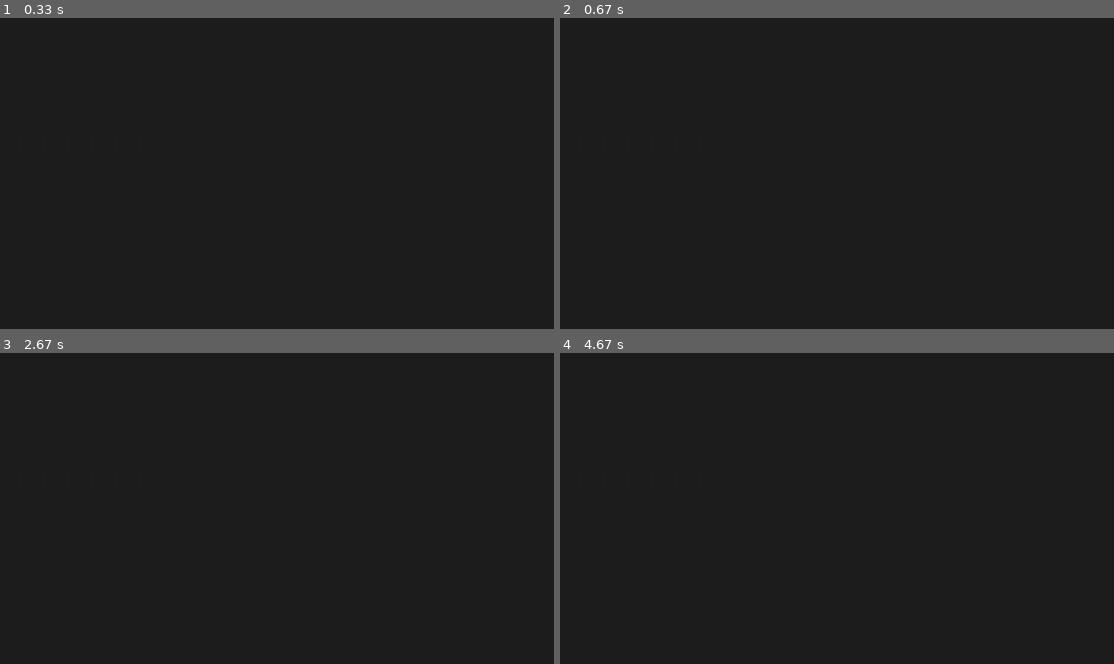
Above: before the commit, frames 1-4 (two rows, left to right).
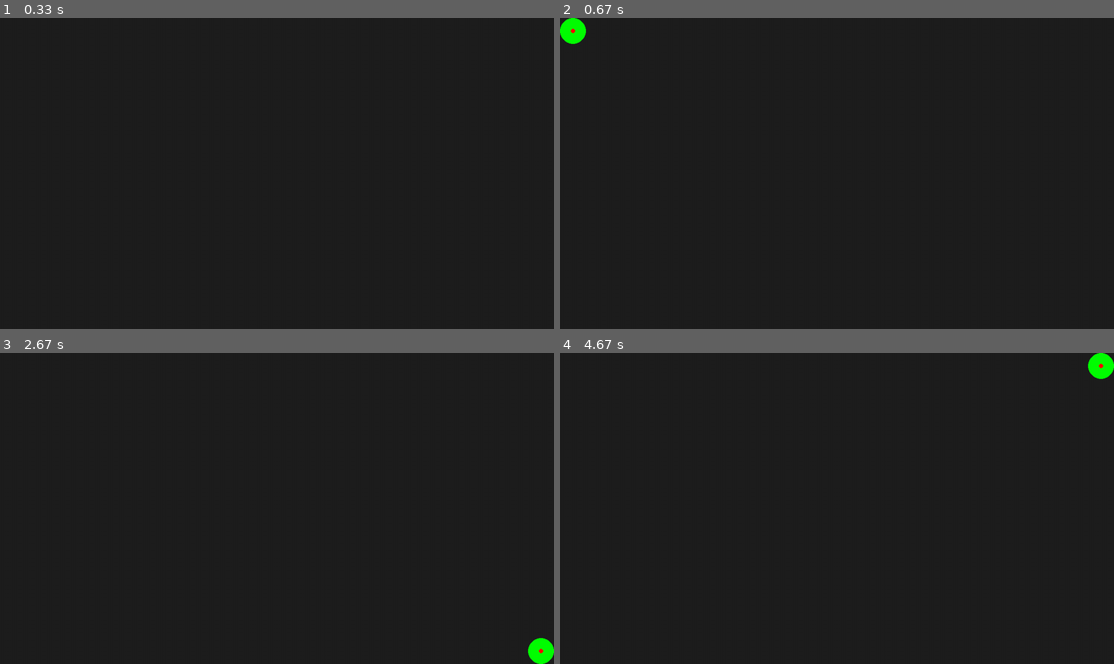
Above: after the commit, the same moments.

Repository: shivamjxin/CognitiveLoadDetection_usingWebcam
Game: pygame game, started from game_engine/pygame_app.py
Same seed, same stepped clock (60 frames per second), same inputs: the game is played once before the commit and once after it.
Inputs:
- Up to frame 1 (0.33 s): no input
- Up to frame 2 (0.67 s): tap Space at 0.33 s
- Up to frame 3 (2.67 s): no input
- Up to frame 4 (4.67 s): no input

Frame 1 is identical in both runs. In frame 2, 0.3% of the frame differs, in the area x 0-5%, y 0-9%; in frame 3, 0.3%; in frame 4, 0.3%.

Commit message:
feat(ui): implement 4-corner dynamic calibration and telemetry logging

Diff:
--- a/game_engine/pygame_app.py
+++ b/game_engine/pygame_app.py
@@ -1,118 +1,183 @@
 import pygame
 import time
 import os
+import json
 
 class CognitiveStimulusApp:
     """
-    The main UI and state-management hub.
+     THE UI & STIMULUS HUB (60Hz FRAMEWORK)
 
-    This class handles the 60Hz visual rendering pipeline and tracks the user's
-    progression through the exact sequence of assessment states. It operates
-    completely independently from the OpenCV camera engine.
+    Architecture:
+    This application acts as the "Frontend" of the Decoupled Dual-Process Architecture.
+    It operates on a strict 60Hz loop, completely isolated from the OpenCV camera engine.
+
+    Responsibilities:
+    1. Visual Rendering: Draw calibration targets and cognitive tasks at 60 Frames Per Second.
+    2. Finite State Machine (FSM): Strictly control the timeline of the assessment (Menu -> Calibrate -> Task).
+    3. Telemetry Sync: Log every single state change and UI event to a JSONL database
+       stamped with absolute UNIX epoch milliseconds so the Machine Learning pipeline
+       can perfectly align this data with the OpenCV 30Hz camera stream later.
+
     """
 
     def __init__(self):
-        # INITIALIZATION: Engine Boot
-        # pygame.init() compiles all the necessary C-level bindings (audio, video, hardware)
-        # that Pygame needs to interface with the operating system.
-        pygame.init()
 
-        # Grab the native resolution of whatever monitor the user is currently using
+        #  HARDWARE & DISPLAY INITIALIZATION
+
+        pygame.init() # Boot all underlying C-level audio/video bindings
+
+        # Monitor Detection: Dynamically read the user's physical screen size.
+        # This guarantees our screen-percentage math (0.0 to 1.0) works on any laptop or monitor.
         screen_info = pygame.display.Info()
         self.width = screen_info.current_w
         self.height = screen_info.current_h
-        # Note: In Pygame, the origin coordinate (0, 0) is the TOP-LEFT corner of the screen.
 
-        # set_mode() actually asks the OS to open the application window.
+        # Canvas Creation: Launch borderless fullscreen to prevent OS distractions.
+        # Note: Pygame's grid origin (X:0, Y:0) is the absolute TOP-LEFT of the monitor.
         self.screen = pygame.display.set_mode((self.width, self.height))
         pygame.display.set_caption("Golden Hybrid: Cognitive Load Assessment")
 
-        # TIMING & THROTTLING
-        # The Clock object is crucial. Without it, the while-loop below would run
-        # as fast as the CPU allows (thousands of times per second), crashing the system.
+        # Throttling: The Clock object mathematically prevents the while-loop below
+        # from running wild and maxing out the CPU, which would crash the camera engine.
         self.clock = pygame.time.Clock()
-        self.fps = 60 # Strict 60Hz limit to ensure smooth visual pursuit for the user
+        self.fps = 60
 
-        # FINITE STATE MACHINE VARIABLES
-        # We use an integer system to lock the application into specific phases.
-        # 0 = STATE_MENU | 1 = STATE_CALIBRATE_WINDOW_EXTREMES | 2 = STATE_RESTING_BASELINE
+
+        #  FINITE STATE MACHINE (FSM) MEMORY
+
+        # ID 0 = STATE_MENU (Awaiting start command)
+        # ID 1 = STATE_CALIBRATE_EXTREMES (4-Corner boundary mapping)
+        # ID 2 = STATE_RESTING_BASELINE (TO DO)
         self.current_state = 0
 
-        # time.time() grabs the absolute operating system epoch time.
-        # This acts as our "stopwatch" to calculate how long we have been in a specific state.
+        # Anchor Time: We record the exact millisecond a state begins to calculate duration.
         self.state_start_time = time.time()
 
-        print(f"System initialized. Awaiting start command.")
+        # State 1 Variables: Tracking the 4-corner multi-pass calibration loop
+        self.calibration_targets = ["TOP_LEFT", "BOTTOM_RIGHT", "TOP_RIGHT", "BOTTOM_LEFT"]
+        self.current_target_label = "NONE"
+
+
+        #  TELEMETRY DATABASE CONNECTION (CROSS-PROCESS SYNC)
+
+        # We open the log file ONCE during boot and hold it open in 'append' ("a") mode.
+        # If we opened and closed this file 60 times a second inside the loop,
+        # the Hard Drive I/O bottleneck would instantly destroy our frame rate.
+        log_path = os.path.join("..", "data_logs", "ui_events.jsonl")
+        os.makedirs(os.path.dirname(log_path), exist_ok=True) # Prevent crash if folder is missing
+        self.log_file = open(log_path, "a")
+
+        print(f"System initialized. Logging to: {log_path}")
 
     def run(self):
         """
-        The core application loop. Every single iteration of this loop represents
-        one single "frame" (1/60th of a second) in our application.
+        The Infinite Main Loop. Every iteration represents exactly 1/60th of a second.
+        Pipeline order strictly follows: Input -> Math -> Database -> Render -> Wait.
         """
         running = True
 
         while running:
 
-            #  EVENT PROCESSING
+            #  EVENT PROCESSING (Hardware Listeners)
 
-            # event.get() pulls a list of everything the user did with their mouse/keyboard
-            # since the exact last frame. We must empty this queue every frame, or the app freezes.
+            # event.get() clears the OS input buffer. Failure to call this freezes the app.
             for event in pygame.event.get():
 
-                # Intercept the OS 'close window' 'X' button to shut down safely
-                if event.type == pygame.QUIT:
+                # Safety Valve: Allow ESC key to break the infinite loop in Fullscreen mode.
+                if event.type == pygame.QUIT or (event.type == pygame.KEYDOWN and event.key == pygame.K_ESCAPE):
                     running = False
 
-                # Listen for specific keydown triggers
+                # State 0 -> 1 Transition: Press SPACEBAR to begin the experiment.
                 if event.type == pygame.KEYDOWN and event.key == pygame.K_SPACE:
-                    # Only allow transition to State 1 if we are currently sitting in State 0
                     if self.current_state == 0:
                         self.current_state = 1
-                        self.state_start_time = time.time() # Reset the stopwatch for the new state
+                        self.state_start_time = time.time() # Reset stopwatch for State 1
                         print("Transitioned to STATE 1: Calibrating Extremes")
 
 
-            #  LOGIC & STATE UPDATES
+            #  LOGIC & STATE UPDATES (The FSM Brain)
 
-            # Calculate 'Delta Time': The exact physical time that has passed
-            # since we entered the current state.
+            # Calculate exactly how many seconds have passed since the current state began.
             current_time = time.time()
             time_in_state = current_time - self.state_start_time
 
-            # FSM Rule for State 1:
-            # If we are in State 1 AND exactly 8.0 seconds have elapsed, automatically move forward.
-            if self.current_state == 1 and time_in_state >= 8.0:
-                self.current_state = 2
-                self.state_start_time = time.time() # Reset the stopwatch for State 2
-                print("Transitioned to STATE 2: Resting Baseline")
+            # --- STATE 1 ALGORITHM: The 4-Corner Calibration ---
+            if self.current_state == 1:
+                # The state lasts exactly 8.0 seconds total.
+                if time_in_state >= 8.0:
+                    self.current_state = 2 # Advance to next state
+                    self.current_target_label = "NONE"
+                    self.state_start_time = time.time() # Reset stopwatch for State 2
+                    print("Transitioned to STATE 2: Resting Baseline")
+                else:
+                    # Math Trick: Floor Division (//)
+                    # 0.0s to 1.9s // 2.0 = Index 0 (TOP_LEFT)
+                    # 2.0s to 3.9s // 2.0 = Index 1 (BOTTOM_RIGHT)
+                    # 4.0s to 5.9s // 2.0 = Index 2 (TOP_RIGHT)
+                    # 6.0s to 7.9s // 2.0 = Index 3 (BOTTOM_LEFT)
+                    target_index = int(time_in_state // 2.0)
+                    self.current_target_label = self.calibration_targets[target_index]
 
 
-            #  RENDERING
+            #  TELEMETRY LOGGING
 
-            # Erase the entire screen from the previous frame by painting it dark gray.
-            # RGB Format: (Red, Green, Blue). (30, 30, 30) is a soft, non-glaring dark background.
+            # Construct the JSON packet matching the Phase 2 Blueprint specifications.
+            log_packet = {
+                "epoch_time_ms": int(current_time * 1000), # UNIX Sync Anchor
+                "state_id": self.current_state,
+                "calibration_flag": self.current_target_label if self.current_state == 1 else ("REST_BASE" if self.current_state == 2 else "MENU"),
+                "task_shift_active": False # Default False, only True during the Shock Event
+            }
+
+            # Write row to file.
+            self.log_file.write(json.dumps(log_packet) + "\n")
+
+            # CRITICAL: .flush() forces the OS to physically write the data to the SSD immediately.
+            # If the app crashes, we don't lose the data sitting in temporary RAM.
+            self.log_file.flush()
+
+
+            #  VISUAL RENDERING (The Canvas Paint)
+
+            # Wipe the frame clean with a dark, non-fatiguing gray (RGB: 30, 30, 30)
             self.screen.fill((30, 30, 30))
 
-            # Future rendering logic will go here (drawing circles, text, menus)
+            # --- STATE 1 RENDERING: Dynamic Corner Targets ---
+            if self.current_state == 1:
+                radius = 30 # Pixel size of the target
+                color = (0, 255, 0) # High-visibility Neon Green
+
+                # Math: To keep the circle fully on-screen, we offset the center coordinate
+                # inward by exactly the length of the radius.
+                if self.current_target_label == "TOP_LEFT":
+                    target_pos = (radius, radius)
+                elif self.current_target_label == "BOTTOM_RIGHT":
+                    target_pos = (self.width - radius, self.height - radius)
+                elif self.current_target_label == "TOP_RIGHT":
+                    target_pos = (self.width - radius, radius)
+                elif self.current_target_label == "BOTTOM_LEFT":
+                    target_pos = (radius, self.height - radius)
+
+                # Draw outer green boundary and an inner red dot to force precise pupil fixation
+                pygame.draw.circle(self.screen, color, target_pos, radius)
+                pygame.draw.circle(self.screen, (255, 0, 0), target_pos, 5)
 
 
             #  HARDWARE FLUSH & FRAME THROTTLE
 
-            # Pygame uses "Double Buffering". We do all our drawing on a hidden screen in memory.
-            # display.flip() instantly swaps the hidden screen with the visible monitor screen.
+            # Swap the hidden memory buffer with the physical monitor screen
             pygame.display.flip()
 
-            # This line pauses the entire Python script for just a few milliseconds.
-            # It mathematically ensures the loop never cycles faster than 60 times per second.
+            # Pause the script for ~16 milliseconds to strictly lock the loop at 60 FPS
             self.clock.tick(self.fps)
 
-        # SYSTEM SHUTDOWN
-        # This code only executes once the `running = True` loop is broken.
-        pygame.quit()
+
+        # SYSTEM SHUTDOWN (Triggers when 'running = False')
+
+        self.log_file.close() # Safely sever the database connection
+        pygame.quit() # Unload C-level bindings
         print("Application closed safely.")
 
-
-# Standard execution block: Only run the app if this specific file is executed directly.
 if __name__ == "__main__":
     app = CognitiveStimulusApp()
     app.run()
